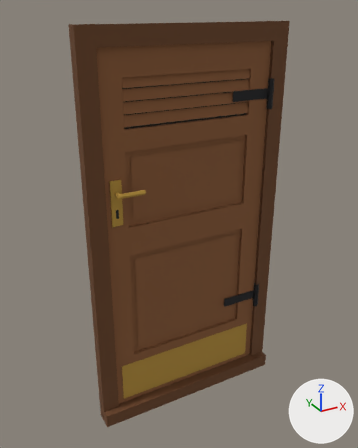
An edit to the Blender file assets/models/break_door/break_door.blend, drawn before and after from the same camera.
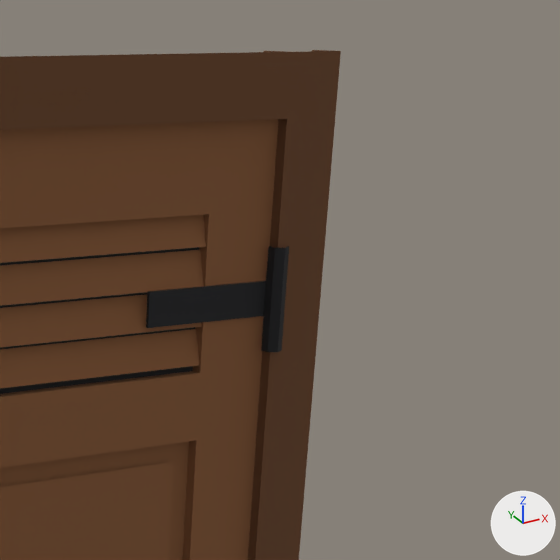
The first picture shows the older version from a camera (50 mm lens) standing at (-0.942, -1.659, 1.682) and looking at (-0.032, -0.004, 0.855). The close-ups show the older and then the newer version on the part from 53% to 99% of the width and 1% to 38% of the height of that picture. Only the edits that show in the close-ups are written down. The axes (+X, +Y, +Z) are drawn at lower right. The lights are the same throughout.

Before the edit, the objects in view are built like this:
```python
me_dark = bpy.data.meshes.new('dark')
me_dark.from_pydata(...)  # 48 vertices, 22 faces; spans x -0.32..0.374, y -0.059..-0.02, z 0.36..1.46
me_dark.polygons.foreach_set('use_smooth', [True] * 22)
me_dark.materials.append(mat_dark)  # black #1d1d20
me_frame = bpy.data.meshes.new('frame')
me_frame.from_pydata(...)  # 46 vertices, 32 faces; spans x -0.43..0.43, y -0.08..0.0, z 0.0..1.63
me_frame.polygons.foreach_set('use_smooth', [True] * 32)
me_frame.materials.append(mat_frame)  # brown #6b4426
me_teak = bpy.data.meshes.new('teak')
me_teak.from_pydata(...)  # 100 vertices, 54 faces; spans x -0.36..0.36, y -0.04..-0.02, z 0.06..1.56
me_teak.polygons.foreach_set('use_smooth', [True] * 54)
me_teak.materials.append(mat_teak)  # brown #8a5a35
ob_dark = bpy.data.objects.new('dark', me_dark)
ob_dark.location = (0.0, 0.0, 0.0)
ob_frame = bpy.data.objects.new('frame', me_frame)
ob_frame.location = (0.0, 0.0, 0.0)
ob_teak = bpy.data.objects.new('teak', me_teak)
ob_teak.location = (0.0, 0.0, 0.0)
```
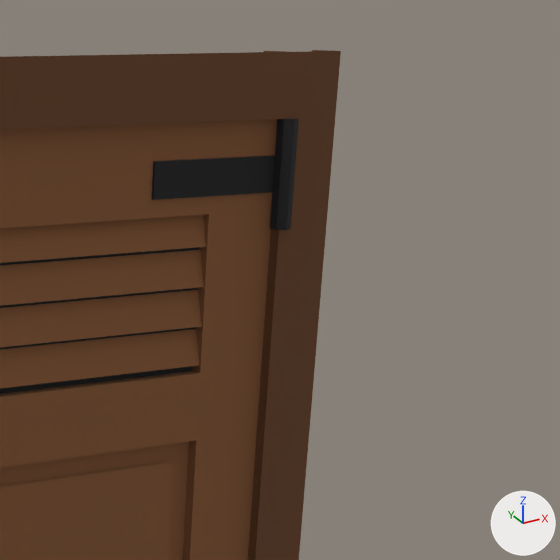
Pixel boxes [x1, y1, x2, y2] of what changed, in the close-ups (560 x 560 px; the box of a moved part takes in the faces that stretch with it):
'dark', reshaped: before [0, 246, 289, 394]; after [0, 118, 299, 394]
part 1 of me_dark, moved or reshaped: before [146, 281, 266, 328]; after [152, 155, 275, 200]
part 2 of me_dark, moved or reshaped: before [261, 246, 289, 352]; after [270, 118, 299, 230]

Patch to the scene script:
```diff
--- a/assets/models/break_door/break_door.blend.py
+++ b/assets/models/break_door/break_door.blend.py
@@ me_dark @@
 # used by ob_dark; location = (0.0, 0.0, 0.0)
-me_dark.from_pydata(...)  # 48 vertices, 22 faces; spans x -0.32..0.374, y -0.059..-0.02, z 0.36..1.46
+me_dark.from_pydata(...)  # 48 vertices, 22 faces; spans x -0.32..0.374, y -0.059..-0.02, z 0.34..1.56
+# me_dark part 1: the loose piece of 8 vertices spanning x 0.19..0.36, y -0.039..-0.035, z 1.34..1.38 is moved by (0.0, 0.0, 0.14)
+# me_dark part 2: the loose piece of 12 vertices spanning x 0.354..0.374, y -0.059..-0.035, z 1.3..1.42 is moved by (0.0, 0.0, 0.14)
+# other edits to the shape of me_dark do not show in these pictures
 me_dark.materials.append(mat_dark)
```
